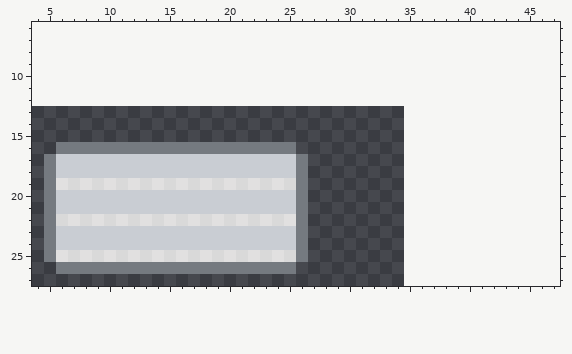
File history of a pixel-art file, Assets/Sprites/Textbox.aseprite. This is how it looked before the edit.
32x32 pixels, 1 frame. Colours within 5 levels of each other are drawn and written as one. Shown: x 4..47, y 6..27. The old version is drawn lined up with the new one, on the new canvas.
The result:
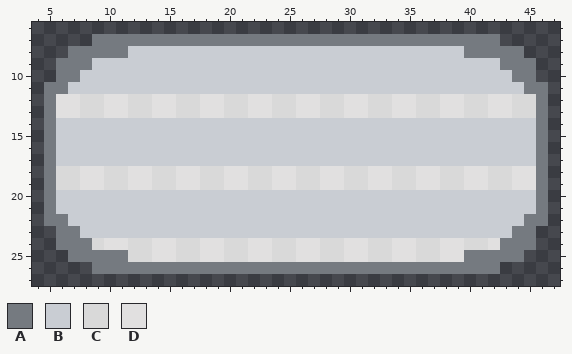
Palette (. is transparent): A #757a80  B #c9cdd3  C #d9d9d9  D #e1e0e0
What changed:
canvas 32x32 -> 64x64, the old top-left corner now at 3,13
The edit adds colour A in row 7 at x 9 to 42; in row 8 at x 7 to 11 and 40 to 44; in row 9 at x 6 to 8 and 43 to 45; in row 10 at x 6 to 7 and 44 to 45; in row 11 at x 5 to 6 and 45 to 46; in rows 12 to 16 at x 5 and 46.
The edit adds colour A in rows 17 to 21 at x 46; in row 22 at x 45 to 46; in row 23 at x 44 to 45; in row 24 at x 43 to 45; in row 25 at x 40 to 44; in row 26 at x 26 to 42.
Colour B gives way to colour A in row 23 at x 6 to 7; in row 24 at x 6 to 8.
Colour C gives way to colour A in row 22 at x 6; in row 25 at x 7, 9 and 11.
Colour D gives way to colour A in row 25 at x 8 and 10.
The edit adds colour B in row 8 at x 12 to 39; in row 9 at x 9 to 42; in row 10 at x 8 to 43; in row 11 at x 7 to 44; in rows 14 to 15 at x 6 to 45; in row 16 at x 26 to 45.
The edit adds colour B in row 17 at x 27 to 45; in rows 20 to 21 at x 27 to 45; in row 22 at x 27 to 44; in row 23 at x 27 to 43.
Colour A gives way to colour B in row 16 at x 6 to 25; in row 17 at x 26; in rows 20 to 23 at x 26.
Colour C gives way to colour B in row 22 at x 8, 10, 12, 14, 16, 18, 20, 22 and 24.
Colour D gives way to colour B in row 22 at x 7, 9, 11, 13, 15, 17, 19, 21, 23 and 25.
The edit adds colour C in rows 12 to 13 at x 8 to 9, 12 to 13, 16 to 17, 20 to 21, 24 to 25, 28 to 29, 32 to 33, 36 to 37, 40 to 41 and 44 to 45; in rows 18 to 19 at x 27, 30 to 31, 34 to 35, 38 to 39 and 42 to 43; in row 24 at x 28 to 29, 32 to 33, 36 to 37 and 40 to 41; in row 25 at x 28 to 29, 32 to 33 and 36 to 37.
Colour A gives way to colour C in rows 18 to 19 at x 26.
Colour B gives way to colour C in row 18 at x 6 to 7, 10 to 11, 14 to 15, 18 to 19 and 22 to 23; in row 24 at x 9, 12 to 13, 16 to 17, 20 to 21 and 24 to 25.
Colour D gives way to colour C in row 19 at x 6, 10, 14, 18 and 22; in row 25 at x 12, 16, 20 and 24.
The edit adds colour D in rows 12 to 13 at x 6 to 7, 10 to 11, 14 to 15, 18 to 19, 22 to 23, 26 to 27, 30 to 31, 34 to 35, 38 to 39 and 42 to 43; in rows 18 to 19 at x 28 to 29, 32 to 33, 36 to 37, 40 to 41 and 44 to 45; in row 24 at x 27, 30 to 31, 34 to 35, 38 to 39 and 42; in row 25 at x 27, 30 to 31, 34 to 35 and 38 to 39.
Colour A gives way to colour D in rows 24 to 25 at x 26.
Colour B gives way to colour D in row 18 at x 8 to 9, 12 to 13, 16 to 17, 20 to 21 and 24 to 25; in row 24 at x 10 to 11, 14 to 15, 18 to 19 and 22 to 23.
Colour C gives way to colour D in row 19 at x 9, 13, 17, 21 and 25; in row 25 at x 15, 19 and 23.
Colour A is removed in rows 23 to 25 at x 5; in row 26 at x 6 to 8.
Colour D is removed in row 25 at x 6.
